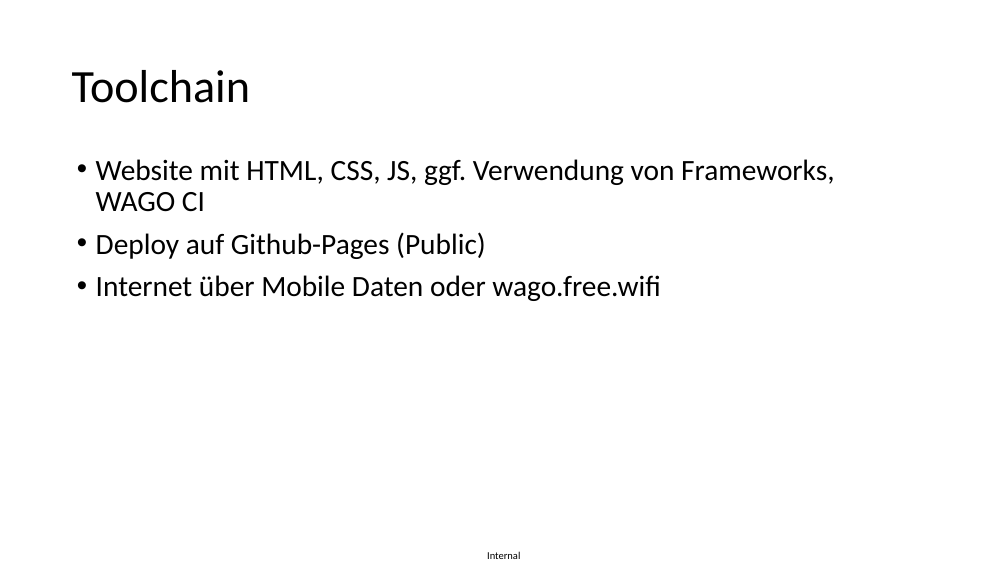
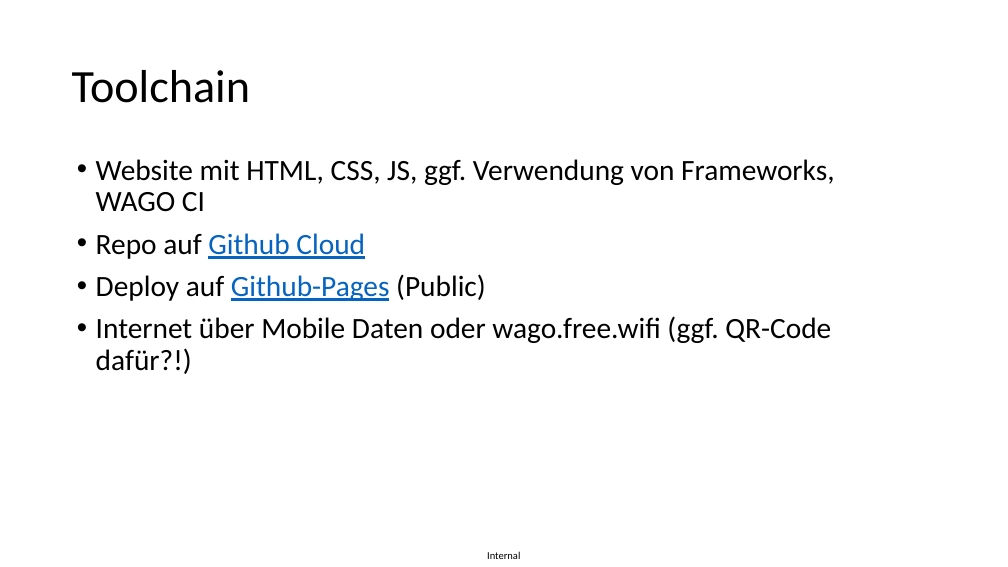
Before and after one commit to wago-enterprise-education/ausbildungszentrum, a slide deck: slide 4 of Website_TdA_2024.pptx. Drawn at 1008x567 pixels with LibreOffice and Linux fonts; fonts in the diff are those of the drawing. Boxes give left, top, right and bottom in pixels: in the first picture for what was removed or moved away, otherwise in the second. Text is boxed around its words. In the diff, an @@ line names an element or a change of style, - is before the commit and + after.

```diff
--- a/Website_TdA_2024.pptx
+++ b/Website_TdA_2024.pptx
@@ text at (96, 233, 365, 259): paragraph added @@
+• Repo auf Github Cloud
@@ text at (96, 274, 486, 301): text colour #000000 to #0563C1, underline on in "Github-Pages" @@
@@ text at (96, 316, 831, 374): text changed @@
-• Internet über Mobile Daten oder wago.free.wifi
+• Internet über Mobile Daten oder wago.free.wifi (ggf. QR-Code dafür?!)
```
Also in this commit, not shown: 3 other slides changed, 1 slide added, 1 slide removed, 2 other files.
